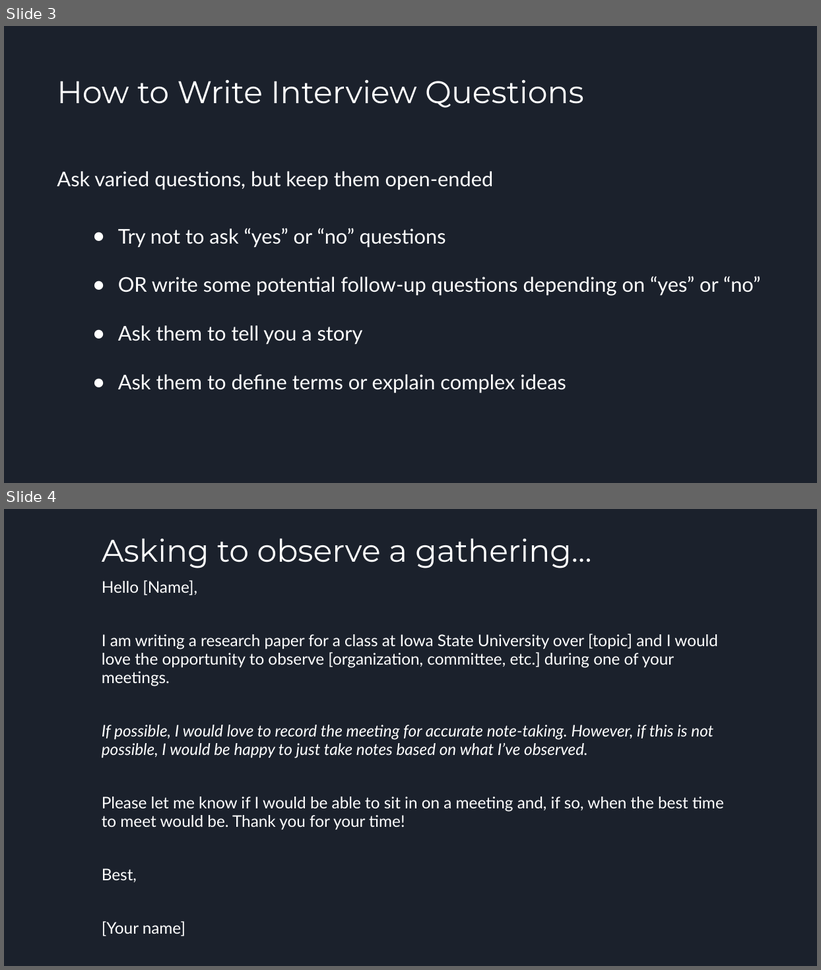
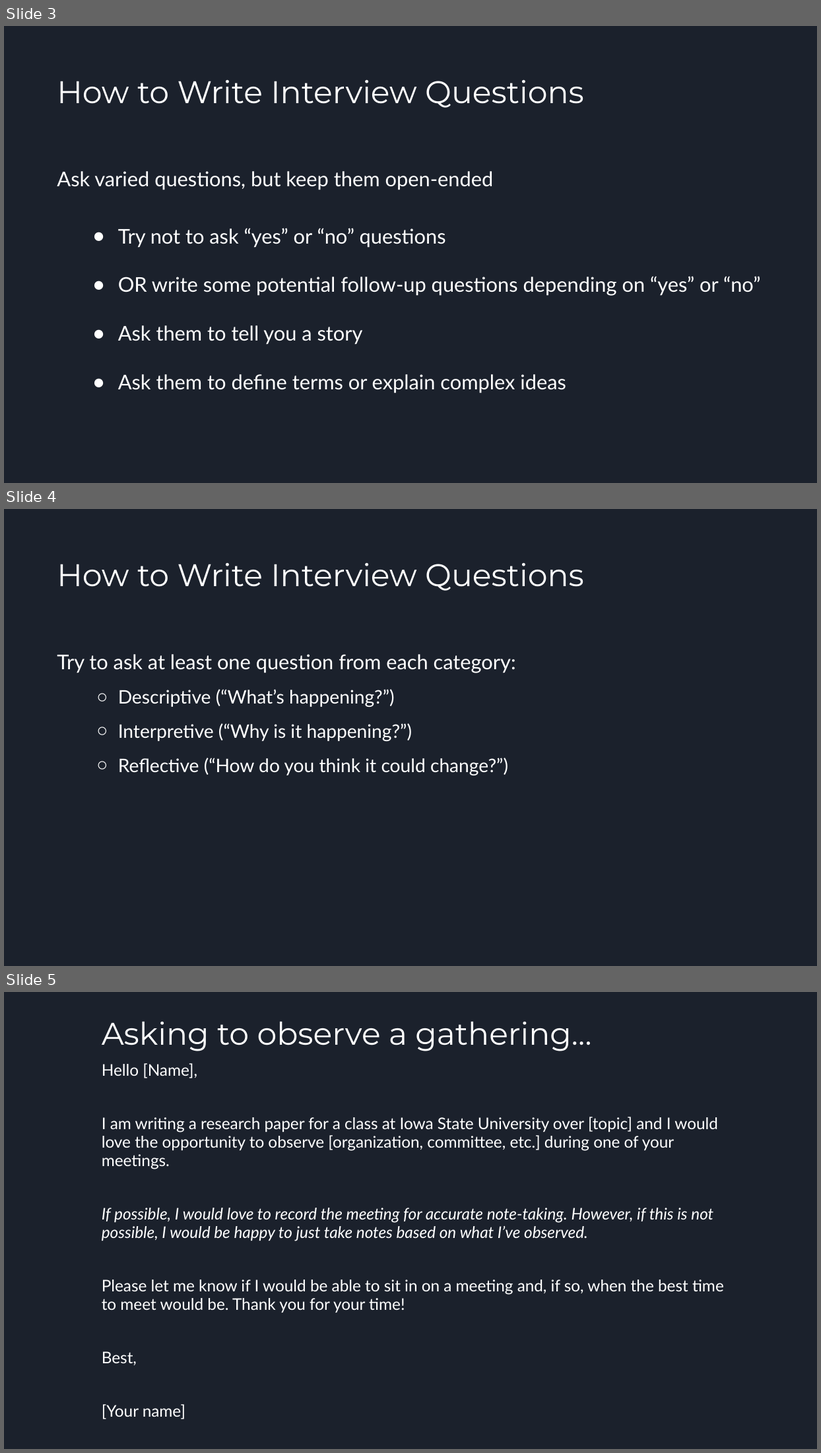
Before and after one commit to TheWrenegade/portfolio, a slide deck: files/cccc-fvi/Interviewing and Observing Slides.pptx. Shown one above the other, each under a label of ours: slides 3 and 4 before the commit, slides 3, 4 and 5 after it. The pictures are 821x970 and 821x1453 pixels, drawn with LibreOffice and Linux fonts; fonts in the diff are those of the drawing. Boxes give left, top, right and bottom in pixels: in the first picture for what was removed or moved away, otherwise in the second. Text is boxed around its words. In the diff, an @@ line names an element or a change of style, - is before the commit and + after.

```diff
--- a/files/cccc-fvi/Interviewing and Observing Slides.pptx
+++ b/files/cccc-fvi/Interviewing and Observing Slides.pptx
@@ slide 4 added at <box>4,509,817,966</box>, background #1B212C @@
@@ title added at <box>57,563,584,591</box>, 37 pt, text #FFFFFF @@
+How to Write Interview Questions
@@ text added at <box>57,654,516,776</box>, 22 pt, text #FFFFFF @@
+Try to ask at least one question from each category:
+  ○ Descriptive (“What’s happening?”)
+  ○ Interpretive (“Why is it happening?”)
+  ○ Reflective (“How do you think it could change?”)
@@ what was slide 4 is now slide 5 @@
```
Also in this commit, not shown: 3 slides changed, 1 other file.
